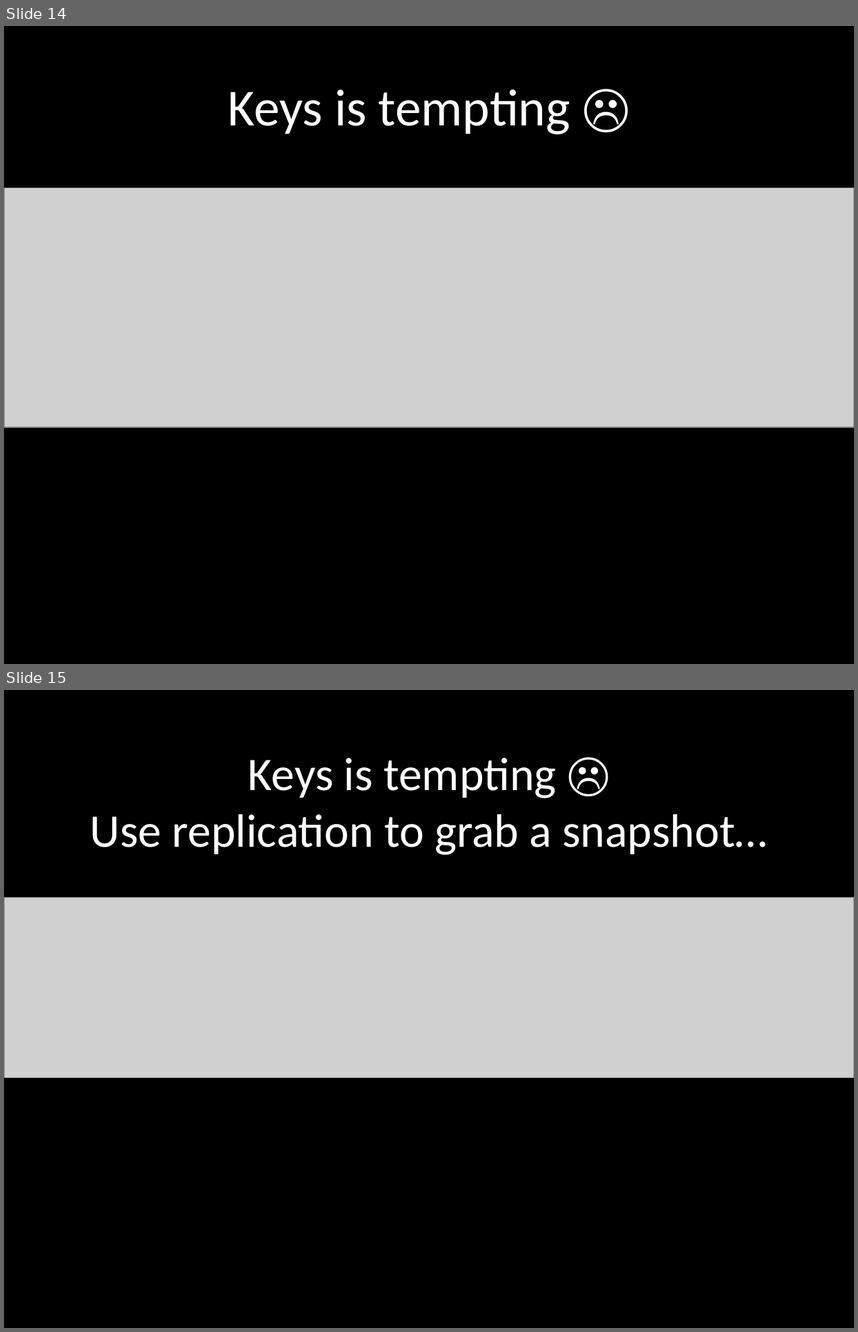
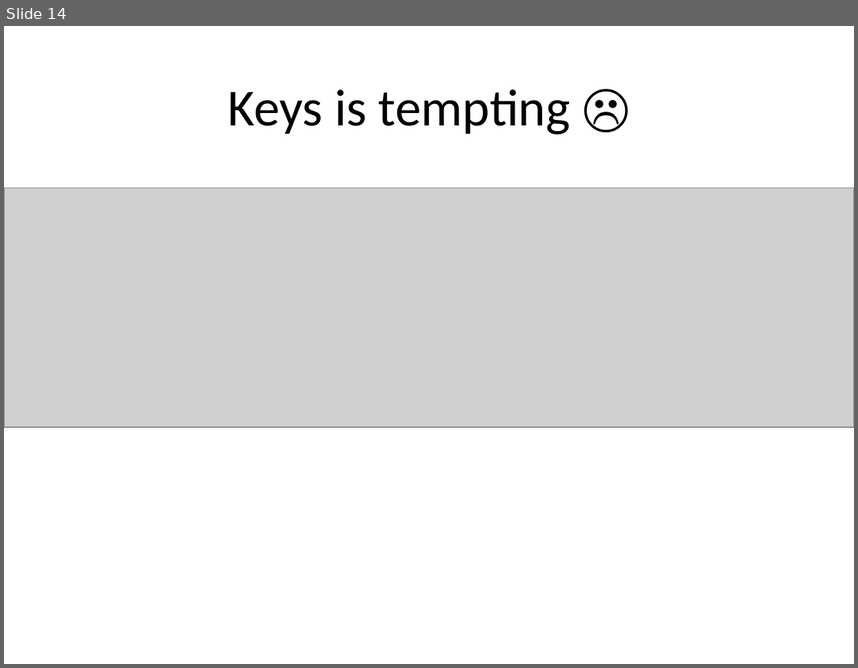
Before and after one commit to redsquirrel/redis-at-groupon, a slide deck: redis-groupon.pptx. Shown one above the other, each under a label of ours: slides 14 and 15 before the commit, slide 14 after it. The pictures are 858x1332 and 858x668 pixels, drawn with LibreOffice and Linux fonts; fonts in the diff are those of the drawing; grey boxes stand for pictures. Boxes give left, top, right and bottom in pixels: in the first picture for what was removed or moved away, otherwise in the second. Text is boxed around its words. In the diff, an @@ line names an element or a change of style, - is before the commit and + after.

```diff
--- a/redis-groupon.pptx
+++ b/redis-groupon.pptx
@@ slide 15 removed at (x1=4, y1=690, x2=854, y2=1328), background #000000 @@
@@ title removed at (x1=90, y1=758, x2=767, y2=855) @@
-Keys is tempting ☹
-Use replication to grab a snapshot…
@@ picture removed at (x1=4, y1=898, x2=854, y2=1078) @@
@@ slide 14 changed as well @@
@@ background #000000 to #FFFFFF @@
@@ title "Keys is tempting ☹" at (x1=228, y1=89, x2=570, y2=134): text colour #FFFFFF to #000000 @@
```
Also in this commit, not shown: 19 other slides changed, 5 slides added, 3 other slides removed.
